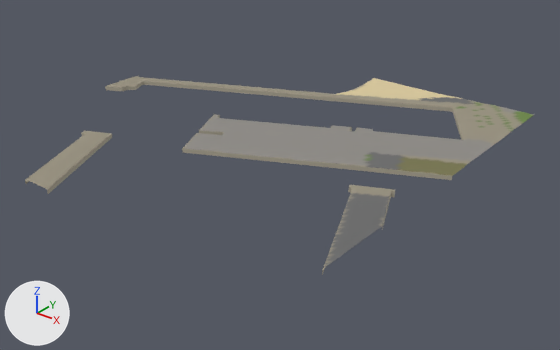
One commit to the glTF model gibraltar/data/build/tiles/T_W2_N6/terrain.glb: the scene before it, then after it.
One viewpoint serves both versions: a 50 mm lens placed at (815.0, -397.0, 355.0), pointed at (294.0, 255.0, -49.0). Arrows for +X, +Y and +Z are at lower left; the lights stay in place. The picture after the commit comes second. Vertices at exactly the same position are counted once.

The first picture shows 'T_W2_N6_terrain'.
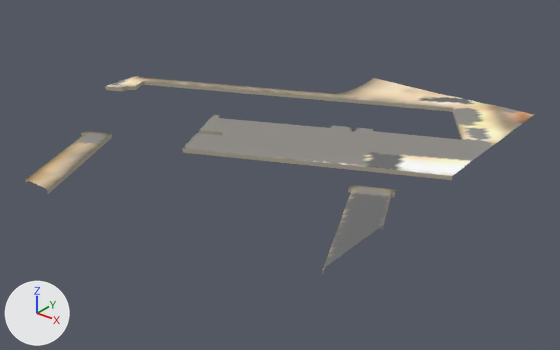
What differs and where, as boxes [x1, y1, x2, y2] in the pictures (560 x 350 px):
part 1 of me_t_w2_n6_terrain, recoloured
    both: [30, 76, 534, 187]
part 2 of me_t_w2_n6_terrain, recoloured
    both: [353, 79, 459, 101]
part 3 of me_t_w2_n6_terrain, edited (looks the same)
    both: [100, 106, 524, 269]
part 4 of me_t_w2_n6_terrain, recoloured
    both: [25, 77, 532, 234]
part 5 of me_t_w2_n6_terrain, edited (looks the same)
    both: [43, 76, 521, 213]

The edits, one by one:
me_t_w2_n6_terrain has 4783 vertices, 7396 faces and spans x 0.0..500.0, y 0.0..500.0, z -4.0..3.0.
me_t_w2_n6_terrain is used by ob_t_w2_n6_terrain; location (0.0, 0.0, 0.0).
me_t_w2_n6_terrain part 1: 1232 faces centred in x 0.0..499.0, y 2.0..498.0, z 1.0..3.0 are repainted in the vertex colours; the middle colour goes from yellow #999280 to beige #e4cba9.
me_t_w2_n6_terrain part 2: 448 faces centred in x 272.0..397.0, y 427.0..498.0, z 1.0..2.0 are repainted in the vertex colours; the middle colour goes from beige #dbca9e to beige #eed7b4.
me_t_w2_n6_terrain part 3: 427 faces centred in x 128.0..500.0, y 57.0..498.0, z 1.0..3.0 are repainted in the vertex colours; the middle colour goes from yellow #999280 to yellow #918c77.
me_t_w2_n6_terrain part 4: 956 faces centred in x 0.0..500.0, y 0.0..499.0, z 1.0..3.0 are repainted in the vertex colours; the middle colour goes from yellow #999280 to brown #847a63.
me_t_w2_n6_terrain part 5: 635 faces centred in x 2.0..498.0, y 2.0..497.0, z 1.0..3.0 are repainted in the vertex colours; the middle colour goes from yellow #999280 to grey #998e87.
